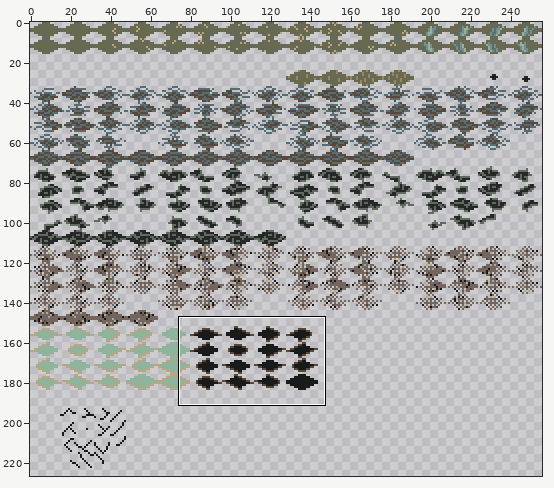
File history of a sprite sheet, Sprites/World/tiles.png. Above: a wide view before the commit, with the close-up outlined.
Close-up. The starting point:
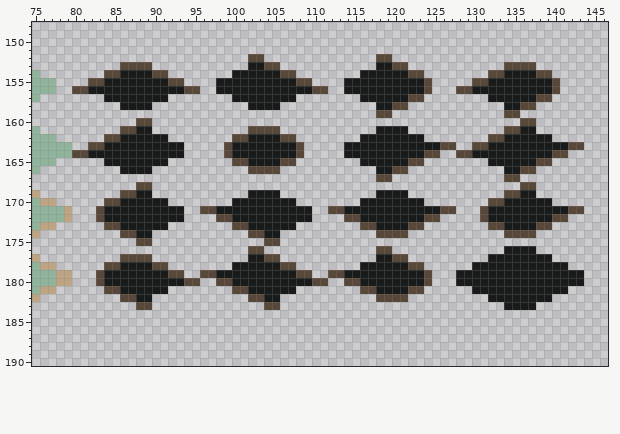
The file is 256x256 pixels. Shown: x 75..146, y 148..190. The wide view leaves out empty margins.
And afterwards:
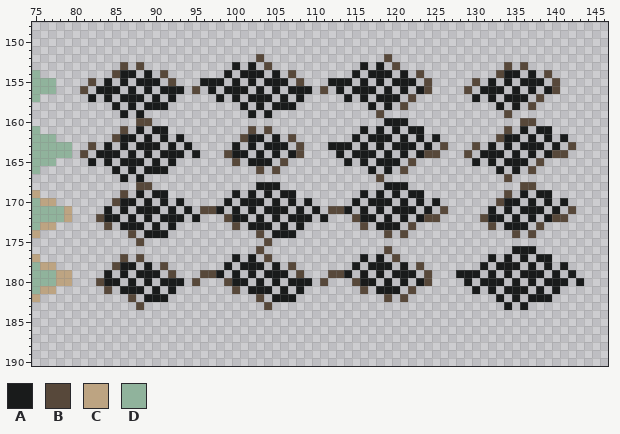
Palette (. is transparent): A #191b1b  B #57483a  C #bda482  D #90b39c
Message: Added fog of war tiles
The exact change:
y 152: x 102 B -> .; x 118 B -> .
y 153: x 87 B -> .; x 89 B -> .; x 100 . -> A; x 103 A -> .; x 105 B -> .; x 116 . -> A; x 119 A -> .; x 121 B -> .; x 135 B -> .; x 137 B -> .
y 154: x 84 B -> .; x 88 A -> .; x 90 B -> .; x 99..100 .A -> A.; x 104 A -> .; x 106 B -> .; x 115..116 .A -> A.; x 120 A -> .; x 122 B -> .; x 132 B -> .; x 136 A -> .; x 138 B -> .
y 155: x 83 B -> .; x 85 A -> .; x 87 A -> .; x 91 A -> .; x 93 B -> .; x 96..97 .. -> AA; x 99 A -> .; x 101 A -> .; x 103 A -> .; x 107 A -> .; x 109 B -> .; x 112..113 .. -> AA; x 115 A -> .; x 117 A -> .; x 119 A -> .; x 123 A -> .; x 131 B -> .; x 133 A -> .; x 135 A -> .; x 139 A -> .
y 156: x 80 B -> .; x 82 A -> .; x 86 A -> .; x 88 A -> .; x 90 A -> .; x 94 B -> .; x 97..98 .A -> A.; x 102 A -> .; x 104 A -> .; x 106 A -> .; x 110 B -> .; x 113..114 .A -> A.; x 118 A -> .; x 120 A -> .; x 122 A -> .; x 128 B -> .; x 130 A -> .; x 134 A -> .; x 136 A -> .; x 138 A -> .
y 157: x 82 . -> A; x 85 A -> .; x 89 A -> .; x 91..92 A. -> .A; x 98 . -> A; x 101 A -> .; x 105 A -> .; x 107..108 A. -> .A; x 114 . -> A; x 117 A -> .; x 121 A -> .; x 123 B -> .; x 130 . -> A; x 133 A -> .; x 137 A -> .; x 139 B -> .
y 158: x 85..86 .A -> A.; x 88 A -> .; x 90..91 .. -> AA; x 101..102 .A -> A.; x 104 A -> .; x 106..107 .. -> AA; x 117..118 .A -> A.; x 120 B -> .; x 133..134 .A -> A.; x 136 B -> .
y 159: x 86 . -> A; x 88 . -> A; x 102 . -> A; x 104 . -> A; x 119 B -> .; x 135 B -> .
y 160: x 119..121 ... -> AAA
y 161: x 87 B -> .; x 89..91 A.. -> .AA; x 103 B -> .; x 105 B -> .; x 116 . -> A; x 119 A -> .; x 121..123 A.. -> .AA; x 135 B -> .; x 137..139 A.. -> .AA
y 162: x 84 B -> .; x 88 A -> .; x 90 A -> .; x 93 . -> A; x 100 B -> .; x 104 A -> .; x 106 B -> .; x 115..116 .A -> A.; x 120 A -> .; x 122 A -> .; x 125 . -> A; x 132 B -> .; x 136 A -> .; x 138 A -> .; x 141 . -> A
y 163: x 83 B -> .; x 85 A -> .; x 87 A -> .; x 91 A -> .; x 93..94 A. -> .A; x 99 B -> .; x 101 A -> .; x 103 A -> .; x 107 A -> .; x 112..113 .. -> AA; x 115 A -> .; x 117 A -> .; x 119 A -> .; x 123 A -> .; x 125 A -> .; x 127 B -> .; x 131 B -> .; x 133 A -> .; x 135 A -> .; x 139 A -> .; x 141 A -> .; x 143 B -> .
y 164: x 80 B -> .; x 82 A -> .; x 86 A -> .; x 88 A -> .; x 90 A -> .; x 95 . -> A; x 102 A -> .; x 104 A -> .; x 106 A -> .; x 113..114 .A -> A.; x 118 A -> .; x 120 A -> .; x 122 A -> .; x 128 B -> .; x 130 A -> .; x 134 A -> .; x 136 A -> .; x 138 A -> .
y 165: x 82 . -> A; x 85 A -> .; x 89 A -> .; x 91..92 A. -> .A; x 101 B -> .; x 105 A -> .; x 107 B -> .; x 114 . -> A; x 117 A -> .; x 121 A -> .; x 123 B -> .; x 130 . -> A; x 133 A -> .; x 137 A -> .; x 139 B -> .
y 166: x 85..86 .A -> A.; x 88 A -> .; x 90..91 .. -> AA; x 102 B -> .; x 104 B -> .; x 117..118 .A -> A.; x 120 B -> .; x 133..134 .A -> A.; x 136 B -> .
y 167: x 86 . -> A; x 88 . -> A; x 119 B -> .; x 135 B -> .
y 168: x 103..105 ... -> AAA; x 119..121 ... -> AAA
y 169: x 87 B -> .; x 89..91 A.. -> .AA; x 100 . -> A; x 103 A -> .; x 105..107 A.. -> .AA; x 116 . -> A; x 119 A -> .; x 121..123 A.. -> .AA; x 135 B -> .; x 137..139 A.. -> .AA
y 170: x 84 B -> .; x 88 A -> .; x 90 A -> .; x 93 . -> A; x 99..100 .A -> A.; x 104 A -> .; x 106 A -> .; x 109 . -> A; x 115..116 .A -> A.; x 120 A -> .; x 122 A -> .; x 125 . -> A; x 132 B -> .; x 136 A -> .; x 138 A -> .; x 141 . -> A
y 171: x 83 B -> .; x 85 A -> .; x 87 A -> .; x 91 A -> .; x 93..94 A. -> .A; x 99 A -> .; x 101 A -> .; x 103 A -> .; x 107 A -> .; x 109..110 A. -> .A; x 115 A -> .; x 117 A -> .; x 119 A -> .; x 123 A -> .; x 125 A -> .; x 127 B -> .; x 131 B -> .; x 133 A -> .; x 135 A -> .; x 139 A -> .; x 141 A -> .; x 143 B -> .
y 172: x 86 A -> .; x 88 A -> .; x 90 A -> .; x 95 . -> A; x 98 B -> .; x 102 A -> .; x 104 A -> .; x 106 A -> .; x 111 . -> A; x 114 B -> .; x 118 A -> .; x 120 A -> .; x 122 A -> .; x 134 A -> .; x 136 A -> .; x 138 A -> .
y 173: x 85 B -> .; x 89 A -> .; x 91..92 A. -> .A; x 101 B -> .; x 105 A -> .; x 107..108 A. -> .A; x 117 B -> .; x 121 A -> .; x 123 B -> .; x 133 B -> .; x 137 A -> .; x 139 B -> .
y 174: x 86 B -> .; x 88 A -> .; x 90..91 .. -> AA; x 102 B -> .; x 104 A -> .; x 106..107 .. -> AA; x 118 B -> .; x 120 B -> .; x 134 B -> .; x 136 B -> .
y 175: x 89 B -> .; x 105 B -> .
y 176: x 102 B -> .; x 118 B -> .; x 134 A -> .
y 177: x 87 B -> .; x 89 B -> .; x 100 . -> A; x 103 A -> .; x 105 B -> .; x 116 . -> A; x 119 A -> .; x 121 B -> .; x 133 A -> .; x 135 A -> .; x 137 A -> .
y 178: x 84 B -> .; x 88 A -> .; x 90 B -> .; x 99..100 .A -> A.; x 104 A -> .; x 106 B -> .; x 115..116 .A -> A.; x 120 A -> .; x 122 B -> .; x 130 A -> .; x 132 A -> .; x 136 A -> .; x 138 A -> .; x 140 A -> .
y 179: x 83 B -> .; x 85 A -> .; x 87 A -> .; x 91 A -> .; x 93 B -> .; x 99 A -> .; x 101 A -> .; x 103 A -> .; x 107 A -> .; x 109 B -> .; x 115 A -> .; x 117 A -> .; x 119 A -> .; x 123 A -> .; x 131 A -> .; x 133 A -> .; x 135 A -> .; x 139 A -> .; x 141 A -> .; x 143 A -> .
y 180: x 86 A -> .; x 88 A -> .; x 90 A -> .; x 94 B -> .; x 98 B -> .; x 102 A -> .; x 104 A -> .; x 106 A -> .; x 110 B -> .; x 114 B -> .; x 118 A -> .; x 120 A -> .; x 122 A -> .; x 128 A -> .; x 130 A -> .; x 134 A -> .; x 136 A -> .; x 138 A -> .; x 142 A -> .
y 181: x 85 B -> .; x 89 A -> .; x 91..92 A. -> .A; x 101 B -> .; x 105 A -> .; x 107..108 A. -> .A; x 117 B -> .; x 121 A -> .; x 123 B -> .; x 131 A -> .; x 133 A -> .; x 137 A -> .; x 139 A -> .; x 141 A -> .
y 182: x 86 B -> .; x 88 A -> .; x 90..91 .. -> AA; x 102 B -> .; x 104 A -> .; x 106..107 .. -> AA; x 118 B -> .; x 120 B -> .; x 132 A -> .; x 134 A -> .; x 136 A -> .
y 183: x 89 B -> .; x 105 B -> .; x 135 A -> .; x 137 A -> .
Changed places in both close-ups, as pixel boxes (x1, y1, x2, y2):
changed: (72, 54, 584, 310)
